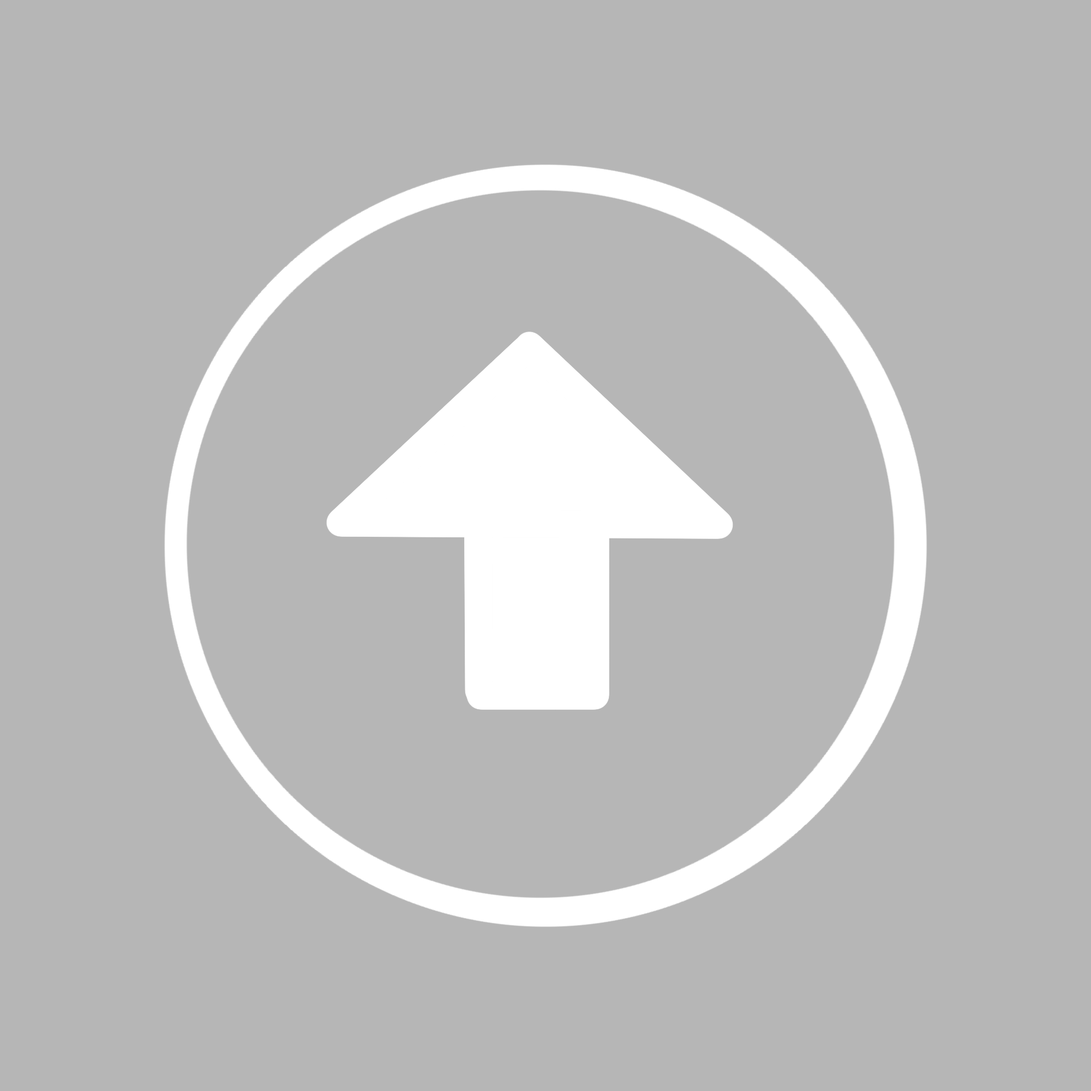
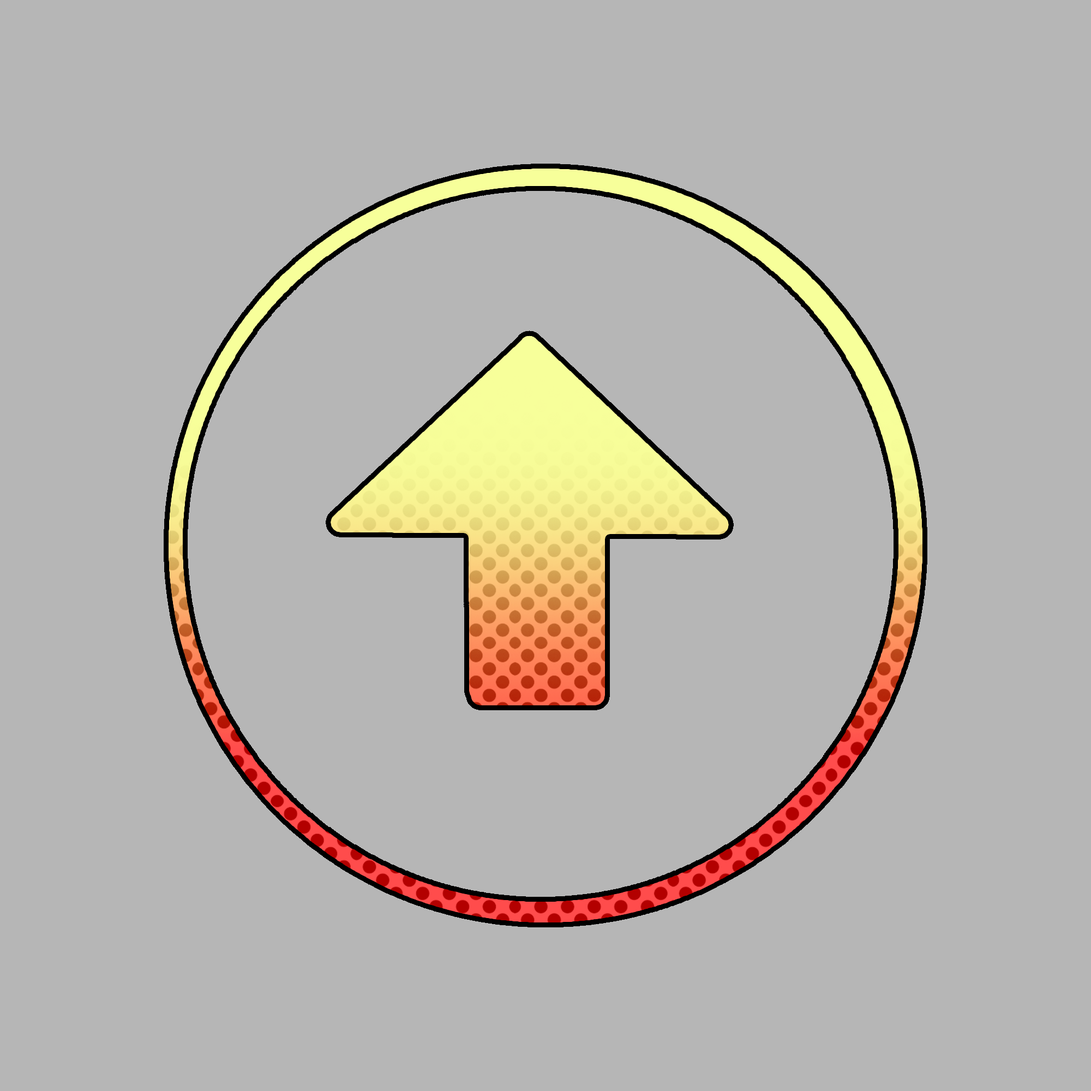
Layer changes from the first 1091 × 1091 image to the second:
added layer "Layer 3" above "Layer 2" over [left=163, top=163, right=928, bottom=759]
added layer "Layer 2" above "Layer 1" over [left=163, top=163, right=928, bottom=928]
painted on "Layer 1" over [left=163, top=163, right=928, bottom=928]
